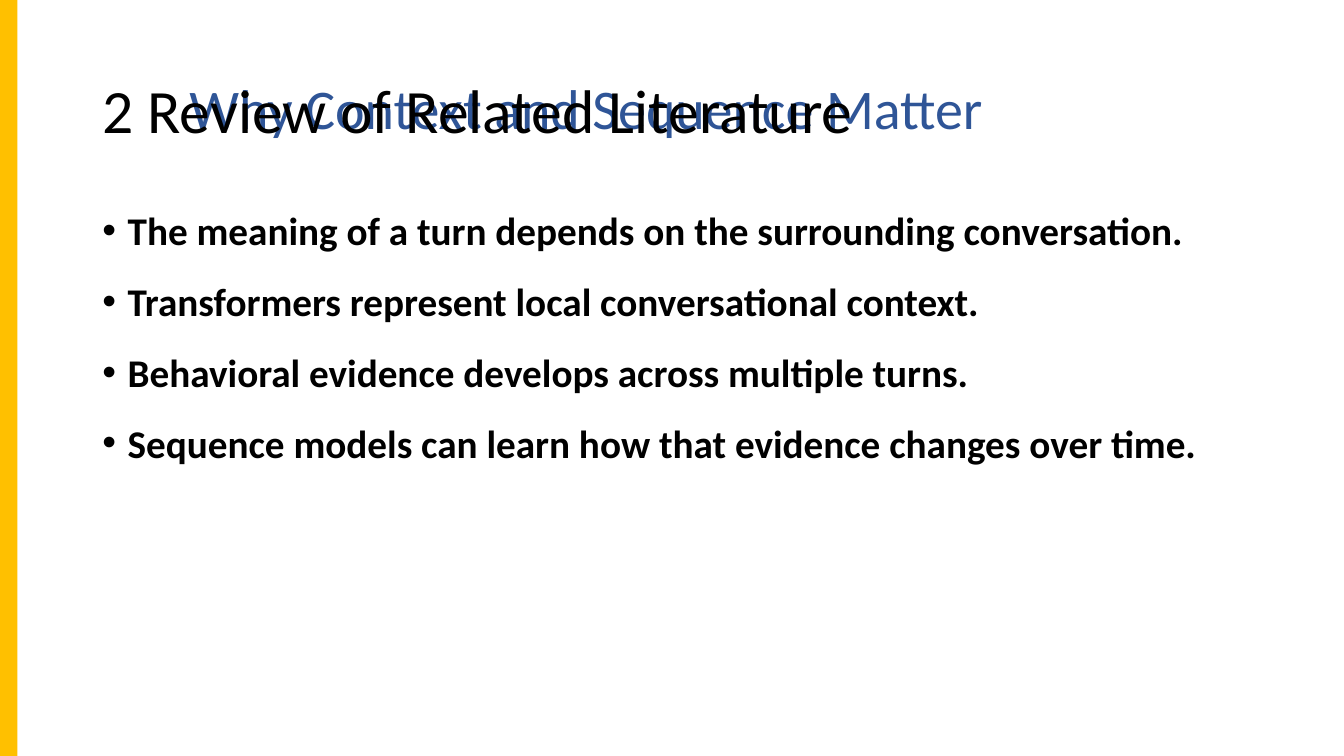
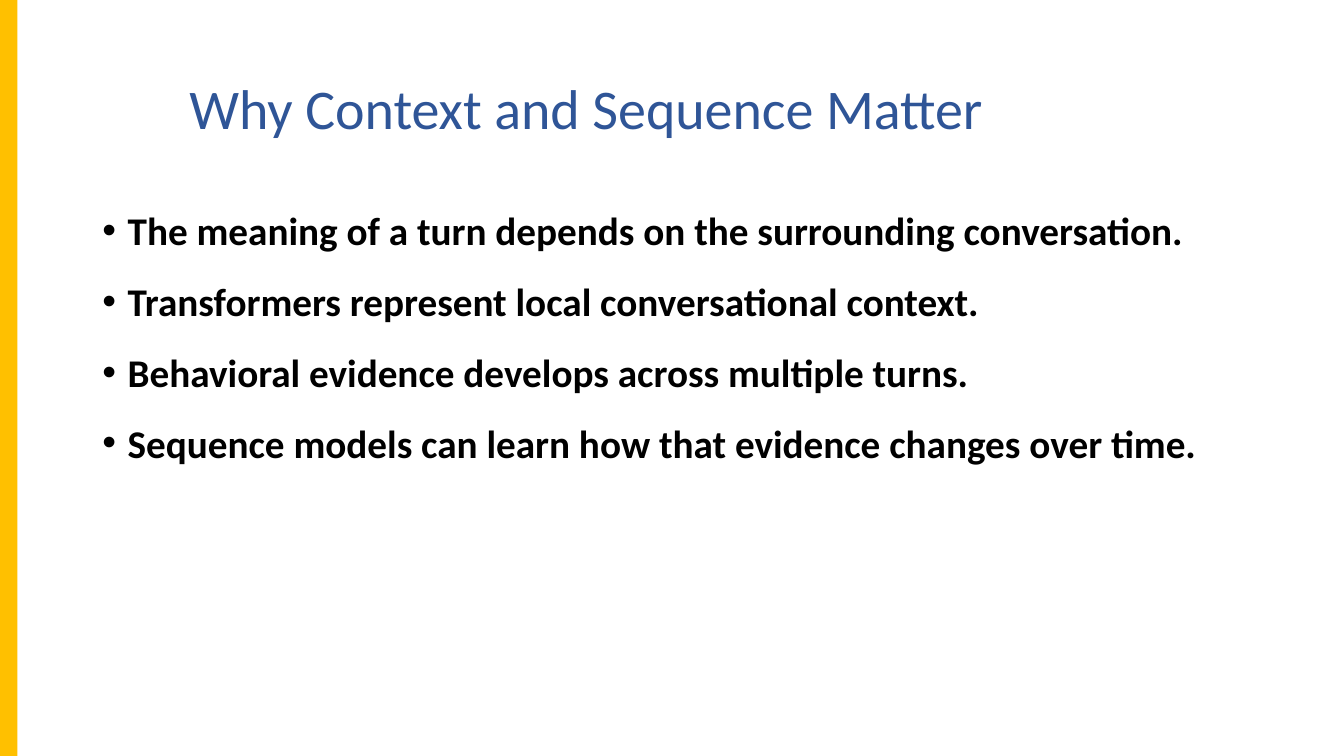
Before and after one commit to apcjomaala1/THESIS, a slide deck: slide 12 of WASD - Thesis 2 - final revised.pptx. Drawn at 1344x756 pixels with LibreOffice and Linux fonts; fonts in the diff are those of the drawing; background and template pictures are left out. Boxes give left, top, right and bottom in pixels: in the first picture for what was removed or moved away, otherwise in the second. Text is boxed around its words. In the diff, an @@ line names an element or a change of style, - is before the commit and + after.

```diff
--- a/WASD - Thesis 2 - final revised.pptx
+++ b/WASD - Thesis 2 - final revised.pptx
@@ title removed at (102, 90, 852, 138) @@
-2 Review of Related Literature
```
Also in this commit, not shown: 15 other slides changed, 5 slides removed, 14 other files.
